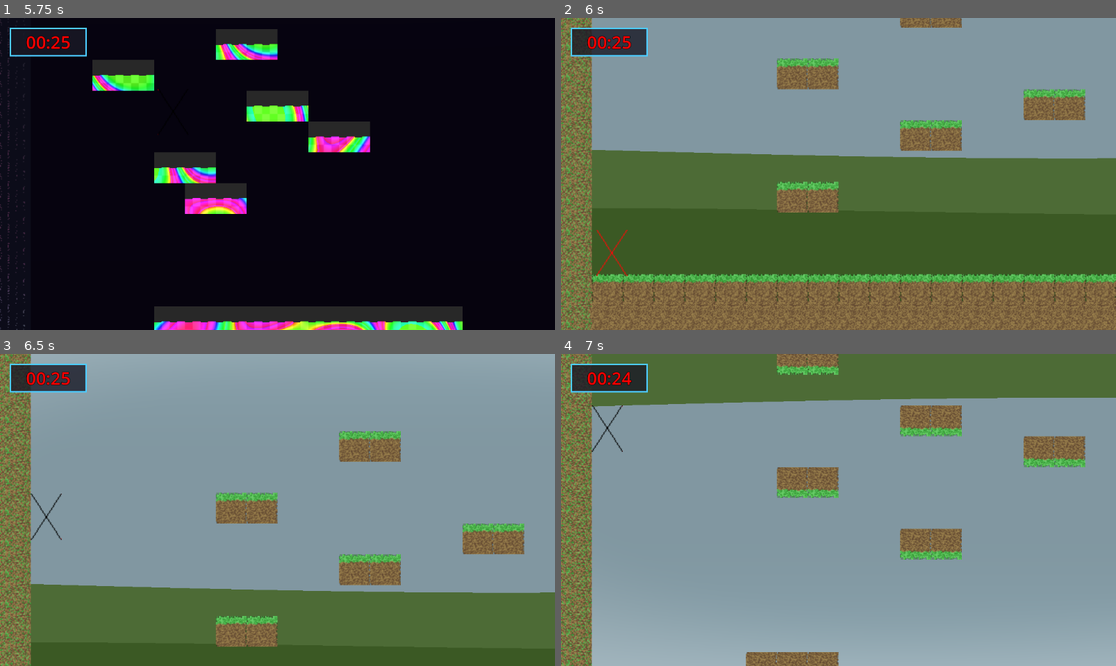
Above: before the commit, frames 1-4 (two rows, left to right).
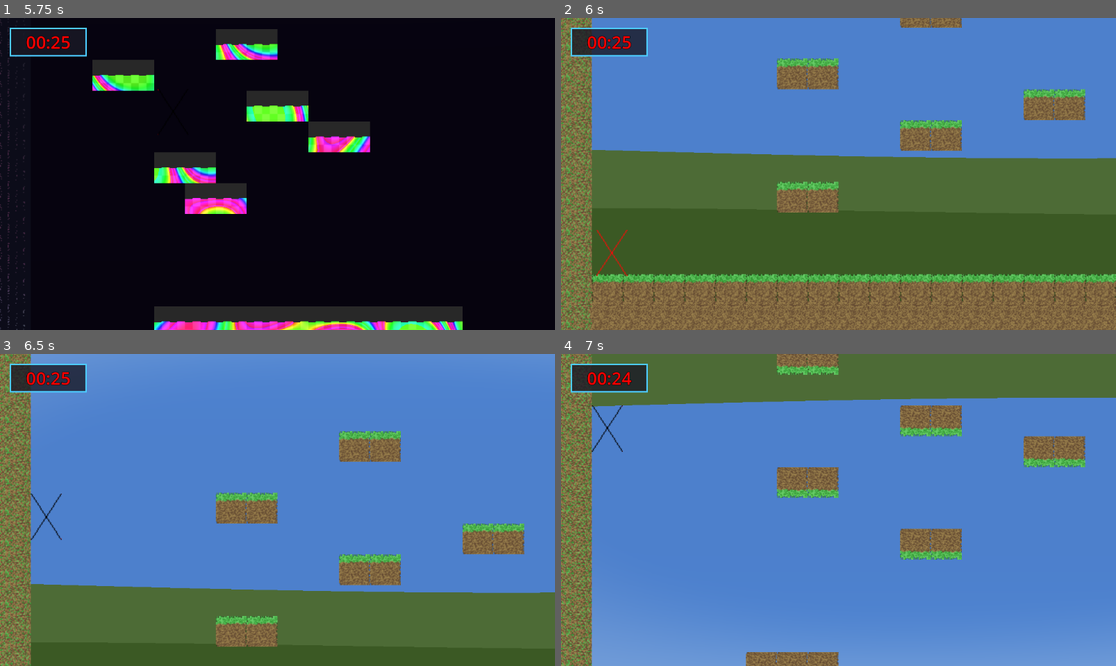
Above: after the commit, the same moments.

Repository: mariaannae/InceptionPlatformer
Game: Godot game, scene res://Scenes/Dream.tscn
The game is run twice, just before and just after one commit, with the same random seed, the same clock (stepped at 60 frames per second) and the same inputs.
Inputs:
- Up to frame 1 (5.75 s): tap Enter (ui_accept) at 0.5, 0.77, 1.52, 3.02, 3.77, 4.52 s; hold Right (ui_right) 0.53-2.03 s; tap U every 1.5 s from 0.6 to 5.1 s; tap R at 1.35, 2.85, 4.35 s; hold Left (ui_left) 2.03-2.78 s; hold Right (ui_right) 2.78-4.28 s; hold Left (ui_left) 4.28-5.03 s; hold Right (ui_right) from 5.03 s (still down)
- Up to frame 2 (6 s): release Right (ui_right) at 5.78 s; hold Left (ui_left) from 5.78 s (still down); tap R at 5.85 s
- Up to frame 3 (6.5 s): keep holding Left (ui_left); tap Enter (ui_accept) at 6.02 s
- Up to frame 4 (7 s): keep holding Left (ui_left); tap U at 6.6 s; tap Enter (ui_accept) at 6.77 s

Frame 1 is identical in both runs. In frame 2, 37% of the frame differs, in the area x 5-100%, y 0-45%; in frame 3, 66%; in frame 4, 75%, in the area x 5-100%, y 14-100%.

Commit message:
adding grasslands background options

Diff:
--- a/Scripts/biome_background_manager.gd
+++ b/Scripts/biome_background_manager.gd
@@ -100,6 +100,8 @@
 			shader_material.set_shader_parameter("grass_medium", palette.get("grass_medium", Color.DARK_GREEN))
 			shader_material.set_shader_parameter("grass_dark", palette.get("grass_dark", Color.DARK_OLIVE_GREEN))
 			shader_material.set_shader_parameter("sky_hint", palette.get("sky_hint", Color.SKY_BLUE))
+			# Randomly select sky style: 0=regular, 1=sunset/dawn, 2=blue gradient
+			shader_material.set_shader_parameter("sky_style", randi_range(0, 2))
 
 		TileStyleConfig.Style.FOREST:
 			shader_material.set_shader_parameter("canopy_light", palette.get("canopy_light", Color.GREEN))
--- a/Shaders/grassland_background.gdshader
+++ b/Shaders/grassland_background.gdshader
@@ -5,6 +5,7 @@
 uniform vec4 grass_medium : source_color;
 uniform vec4 grass_dark : source_color;
 uniform vec4 sky_hint : source_color;
+uniform int sky_style : hint_range(0, 2) = 0; // 0=regular, 1=sunset/dawn, 2=blue gradient
 
 // Simple hash function
 float hash(vec2 p) {
@@ -29,8 +30,32 @@
     vec2 uv = UV;
 
     // Sky gradient (top to middle)
-    float sky_gradient = smoothstep(0.6, 0.0, uv.y);
-    vec3 sky = mix(sky_hint.rgb * 0.7, sky_hint.rgb * 1.2, sky_gradient);
+    vec3 sky;
+
+    if (sky_style == 1) {
+        // Sunset/Dawn: Pink/Orange vertical gradient
+        vec3 top_color = vec3(1.0, 0.4, 0.6);    // Pink
+        vec3 mid_color = vec3(1.0, 0.6, 0.3);    // Orange
+        vec3 bottom_color = vec3(1.0, 0.8, 0.5); // Light orange/yellow
+
+        // Vertical gradient from top to bottom
+        if (uv.y < 0.4) {
+            sky = mix(top_color, mid_color, uv.y / 0.4);
+        } else {
+            sky = mix(mid_color, bottom_color, (uv.y - 0.4) / 0.6);
+        }
+    } else if (sky_style == 2) {
+        // Blue sky with darker horizon
+        vec3 top_color = vec3(0.4, 0.7, 1.0);     // Bright blue
+        vec3 bottom_color = vec3(0.3, 0.5, 0.8);  // Darker blue
+
+        // Gradient darker near horizon (bottom)
+        sky = mix(top_color, bottom_color, smoothstep(0.0, 0.6, uv.y));
+    } else {
+        // Regular sky using sky_hint
+        float sky_gradient = smoothstep(0.6, 0.0, uv.y);
+        sky = mix(sky_hint.rgb * 0.7, sky_hint.rgb * 1.2, sky_gradient);
+    }
 
     // Add simple clouds
     float cloud_noise = noise(uv * 3.0 + vec2(seed * 0.1, 0.0));
